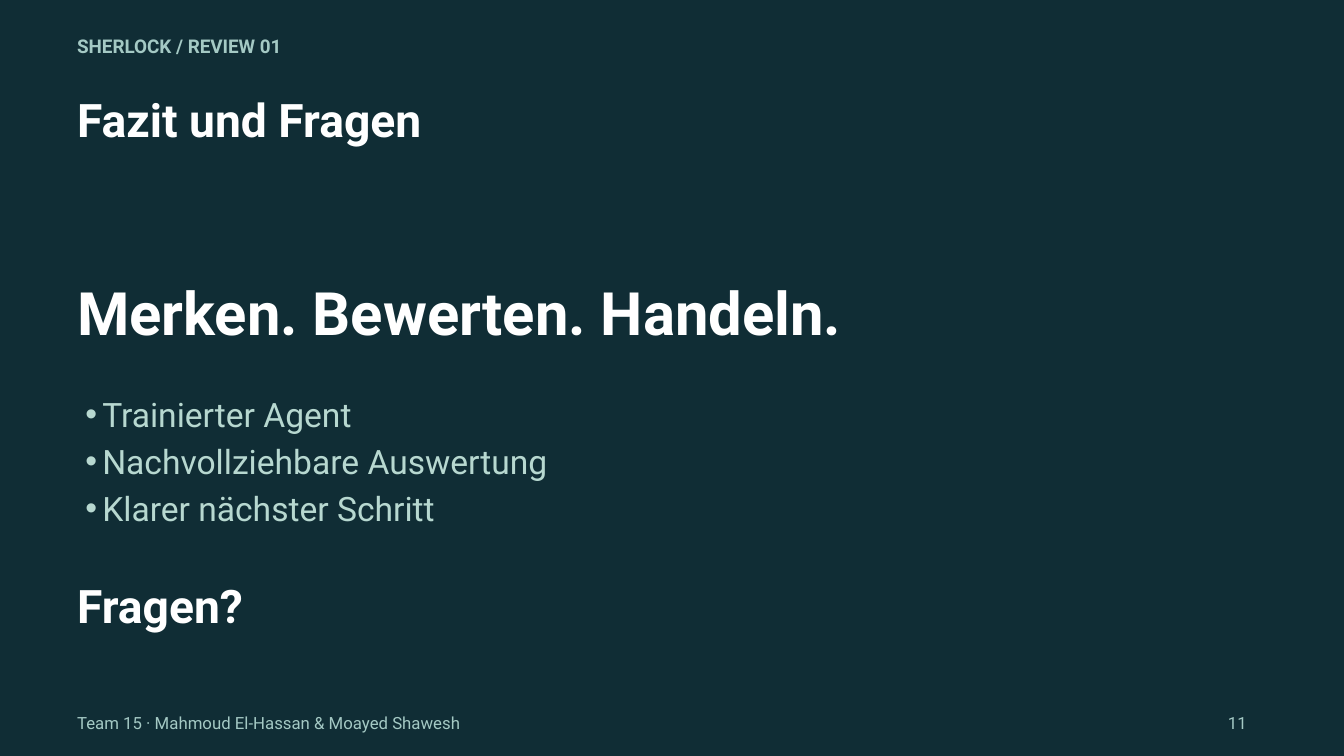
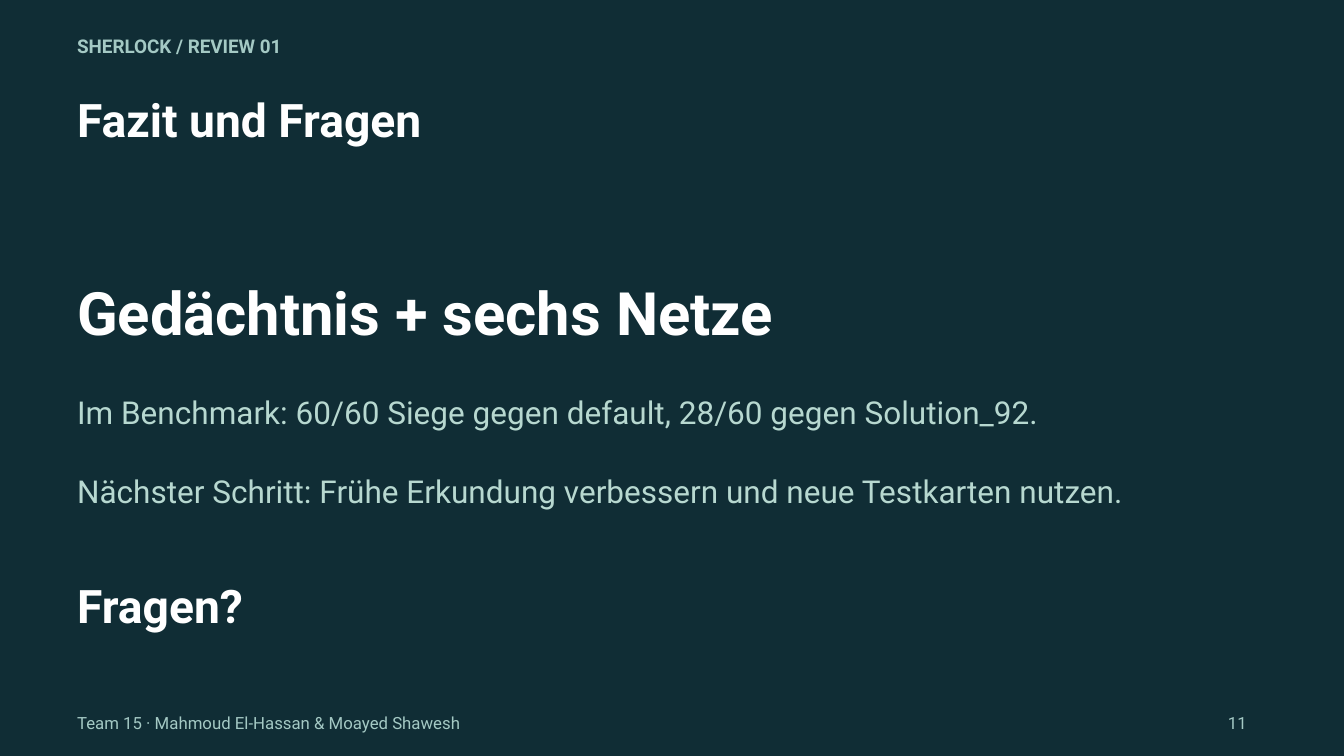
Before and after one commit to elhassanmahmoud/sherlock-luxAI-team15, a slide deck: slide 11 of docs/presentation/Sherlock_Review_16-10-2026.pptx. Drawn at 1344x756 pixels with LibreOffice and Linux fonts; fonts in the diff are those of the drawing. Boxes give left, top, right and bottom in pixels: in the first picture for what was removed or moved away, otherwise in the second. Text is boxed around its words. In the diff, an @@ line names an element or a change of style, - is before the commit and + after.

```diff
--- a/docs/presentation/Sherlock_Review_16-10-2026.pptx
+++ b/docs/presentation/Sherlock_Review_16-10-2026.pptx
@@ text at (77, 290, 773, 336): text changed @@
-Merken. Bewerten. Handeln.
+Gedächtnis + sechs Netze
@@ text at (77, 400, 1122, 510): text changed; size 24 to 22.5 pt @@
-• Trainierter Agent
-• Nachvollziehbare Auswertung
-• Klarer nächster Schritt
+Im Benchmark: 60/60 Siege gegen default, 28/60 gegen Solution_92.
+Nächster Schritt: Frühe Erkundung verbessern und neue Testkarten nutzen.
```
Also in this commit, not shown: 2 other slides changed, 6 other files.
